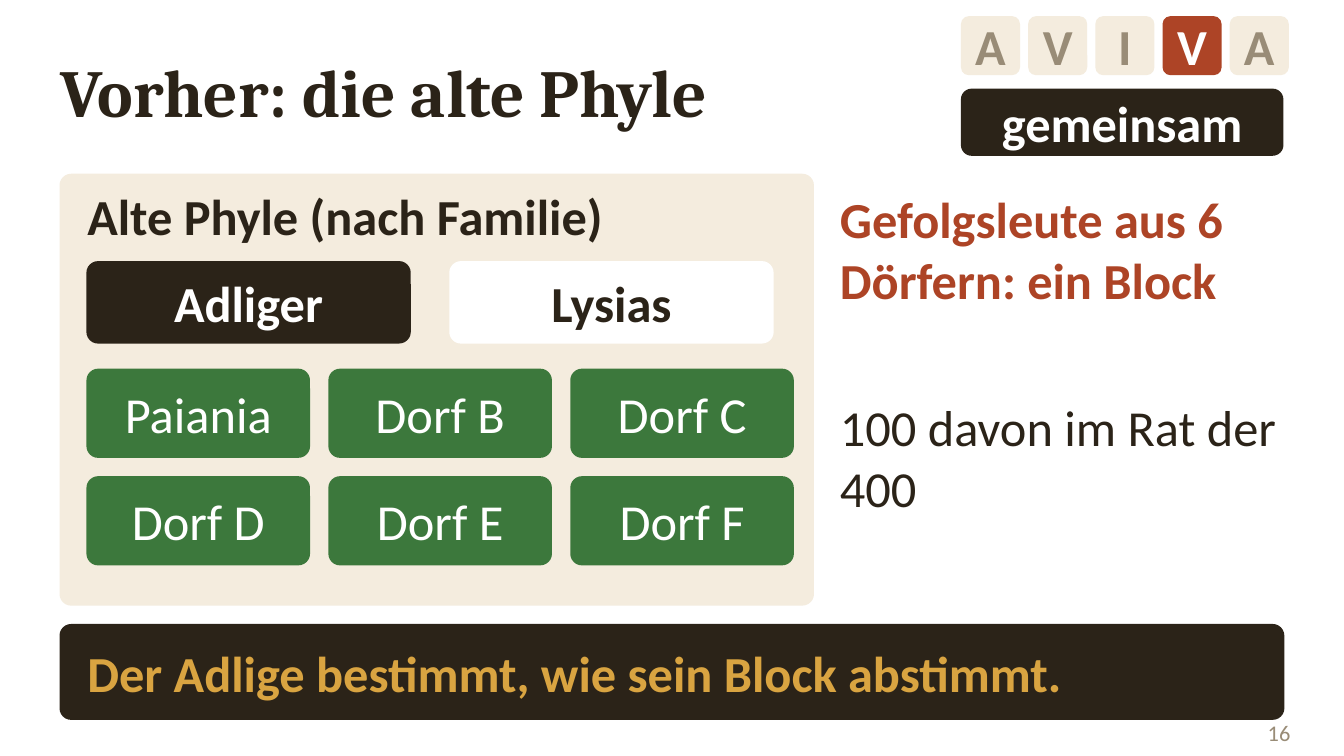
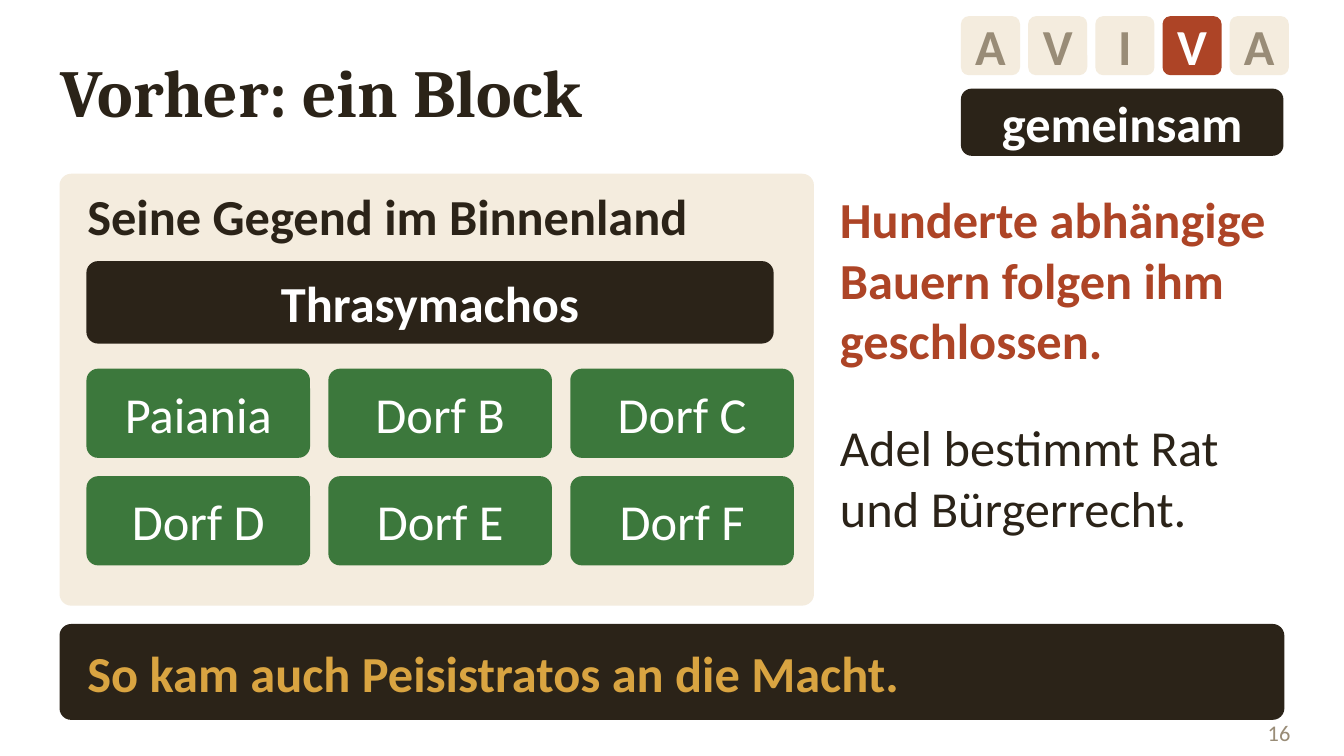
Before and after one commit to golzkonstantin-gif/Schule, a slide deck: slide 16 of Geschichte_11/Stunde_Kleisthenes/Folien_Kleisthenes.pptx. Drawn at 1344x756 pixels with LibreOffice and Linux fonts; fonts in the diff are those of the drawing. Boxes give left, top, right and bottom in pixels: in the first picture for what was removed or moved away, otherwise in the second. Text is boxed around its words. In the diff, an @@ line names an element or a change of style, - is before the commit and + after.

```diff
--- a/Geschichte_11/Stunde_Kleisthenes/Folien_Kleisthenes.pptx
+++ b/Geschichte_11/Stunde_Kleisthenes/Folien_Kleisthenes.pptx
@@ text at bbox=[60, 70, 582, 118]: text changed @@
-Vorher: die alte Phyle
+Vorher: ein Block
@@ text at bbox=[87, 199, 687, 244]: text changed @@
-Alte Phyle (nach Familie)
+Seine Gegend im Binnenland
@@ text removed at bbox=[840, 202, 1223, 300] @@
-Gefolgsleute aus 6 Dörfern: ein Block
@@ text added at bbox=[840, 202, 1266, 368], 27 pt, text #AD4426, bold @@
+Hunderte abhängige Bauern folgen ihm geschlossen.
@@ rounded rectangle: place and size @@
-rounded rectangle at bbox=[87, 262, 410, 343]
+rounded rectangle at bbox=[87, 262, 773, 343]
@@ rounded rectangle removed at bbox=[450, 262, 773, 343] @@
@@ text removed at bbox=[174, 286, 323, 331] @@
-Adliger
@@ text added at bbox=[281, 286, 579, 330], 27 pt, text #FFFFFF, bold @@
+Thrasymachos
@@ text removed at bbox=[551, 286, 671, 330] @@
-Lysias
@@ text removed at bbox=[840, 411, 1276, 508] @@
-100 davon im Rat der 400
@@ text added at bbox=[840, 431, 1219, 536], 27 pt, text #2B2318 @@
+Adel bestimmt Rat und Bürgerrecht.
@@ text at bbox=[87, 656, 898, 693]: text changed @@
-Der Adlige bestimmt, wie sein Block abstimmt.
+So kam auch Peisistratos an die Macht.
```
Also in this commit, not shown: 11 other slides changed, 19 other files.
